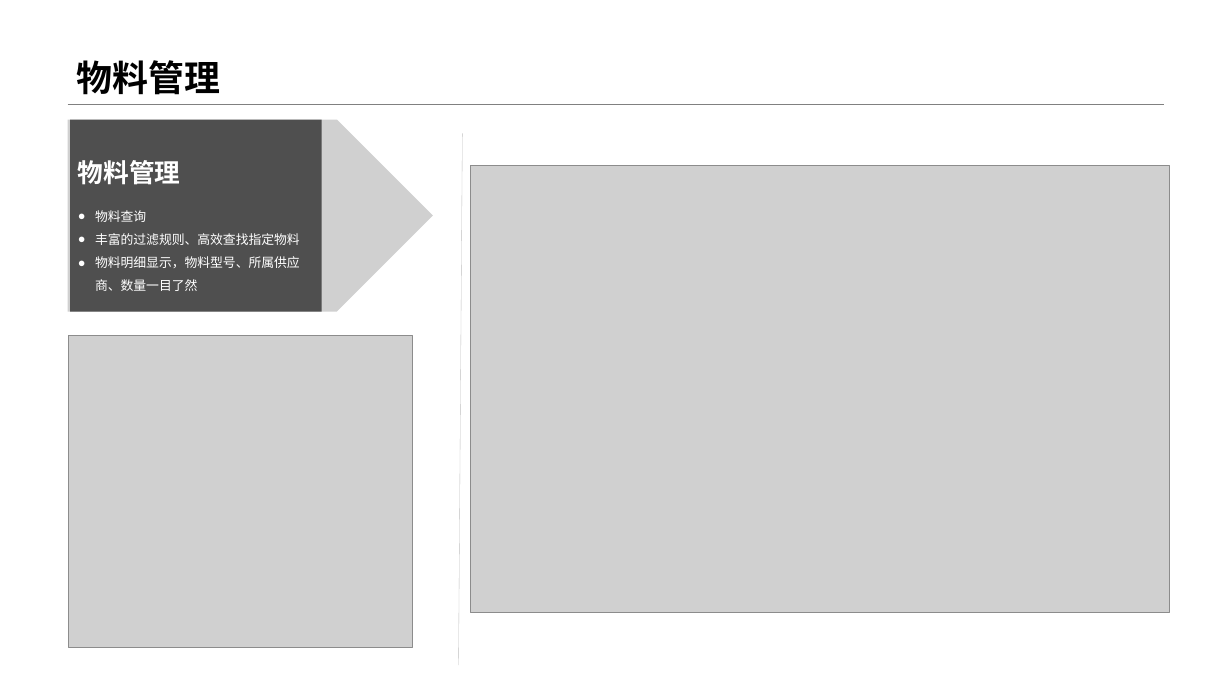
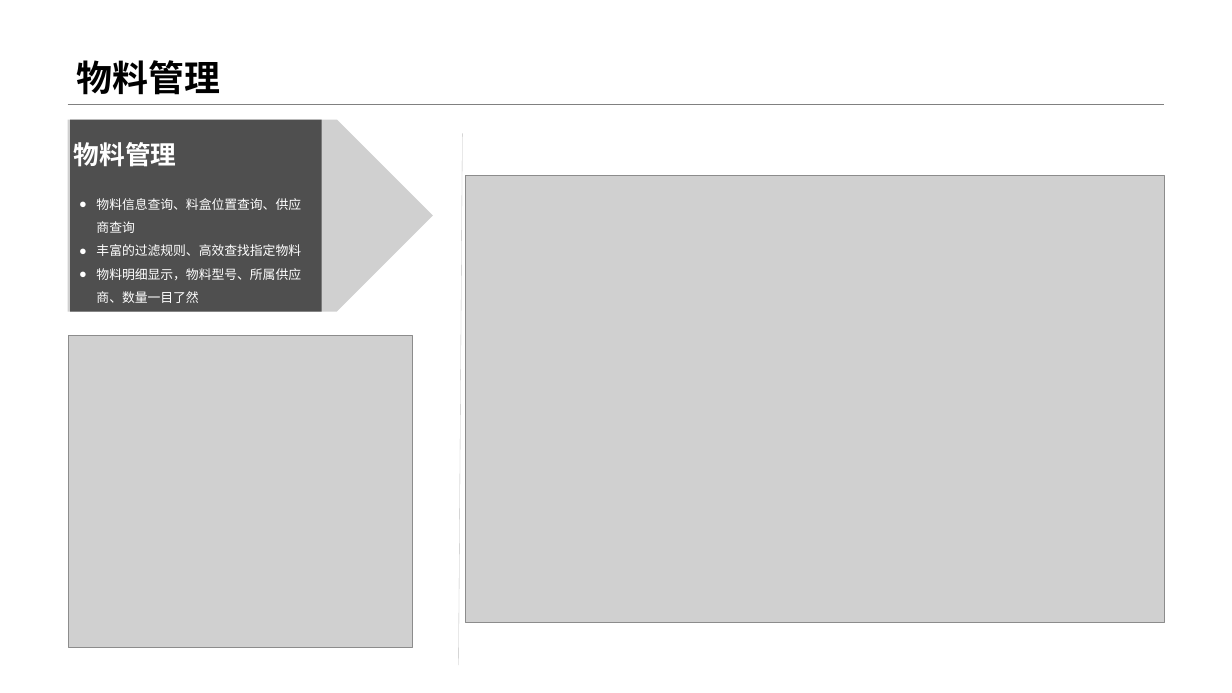
Before and after one commit to Samsuik686/UW, a slide deck: slide 13 of Document/产品发布/产品介绍/UW无人仓库宣传.pptx. Drawn at 1232x693 pixels with LibreOffice and Linux fonts; fonts in the diff are those of the drawing; grey boxes stand for pictures; background and template pictures are left out. Boxes give left, top, right and bottom in pixels: in the first picture for what was removed or moved away, otherwise in the second. Text is boxed around its words. In the diff, an @@ line names an element or a change of style, - is before the commit and + after.

Commit message:
更新宣传PPT，当前版本为1.7

```diff
--- a/Document/产品发布/产品介绍/UW无人仓库宣传.pptx
+++ b/Document/产品发布/产品介绍/UW无人仓库宣传.pptx
@@ text "物料管理": place and size @@
-text "物料管理" at (78,160,181,185)
+text "物料管理" at (74,142,177,167)
@@ picture: place and size @@
-picture at (470,165,1169,613)
+picture at (466,176,1165,623)
@@ text "物料信息查询、料盒位置查询、供应商查询": place and size @@
-text "物料信息查询、料盒位置查询、供应商查询" at (95,210,300,291)
+text "物料信息查询、料盒位置查询、供应商查询" at (96,198,301,303)
@@ text at (96,198,301,233): text changed @@
-● 物料查询
+● 物料信息查询、料盒位置查询、供应商查询
```
Also in this commit, not shown: 4 other slides changed.
